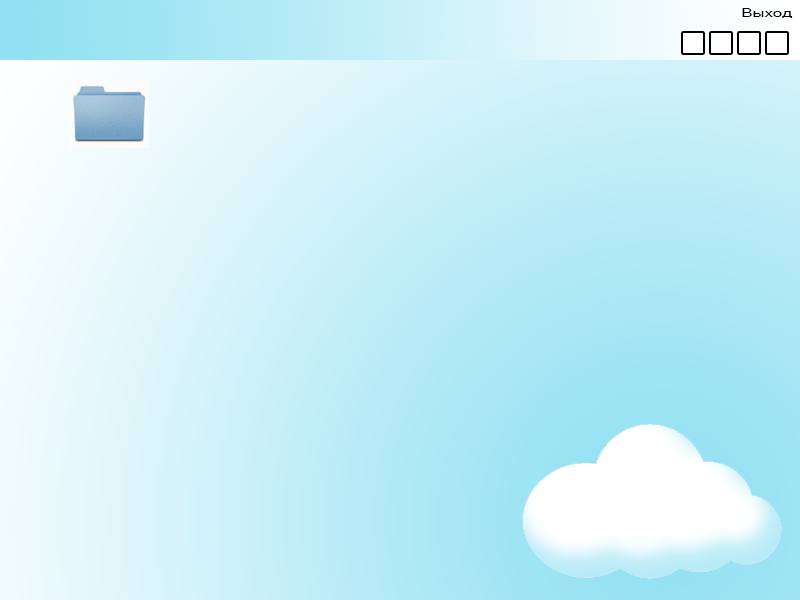
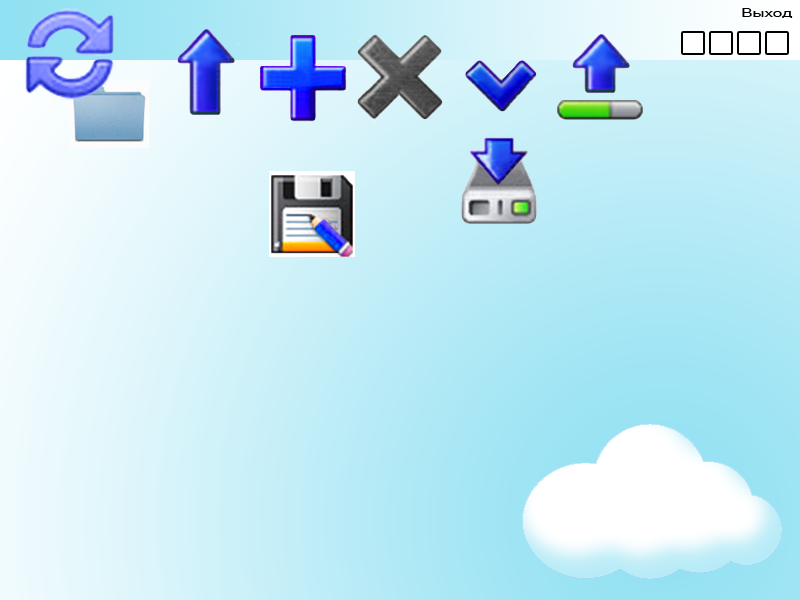
Before/after of a 800 x 600 layered artwork. What changed in the layer stack:
added layer "Загрузка" (1st of 2) above "Вверх" over [465, 60, 556, 112]
added layer "Вверх" above "Добавить" over [177, 29, 242, 115]
added layer "Добавить" above "Удалить" over [257, 33, 348, 123]
added layer "Удалить" above "Загрузка" over [357, 33, 446, 123]
added layer "Загрузка" (2nd of 2) above "Переименовать" over [25, 8, 115, 101]
added layer "Переименовать" above "Загрузка на комп" over [271, 175, 353, 257]
added layer "Загрузка на комп" above "Загрузка 2" over [461, 137, 537, 224]
added layer "Загрузка 2" above "рамка" over [557, 21, 643, 120]
added layer "рамка" above "папка" over [269, 171, 355, 257]
